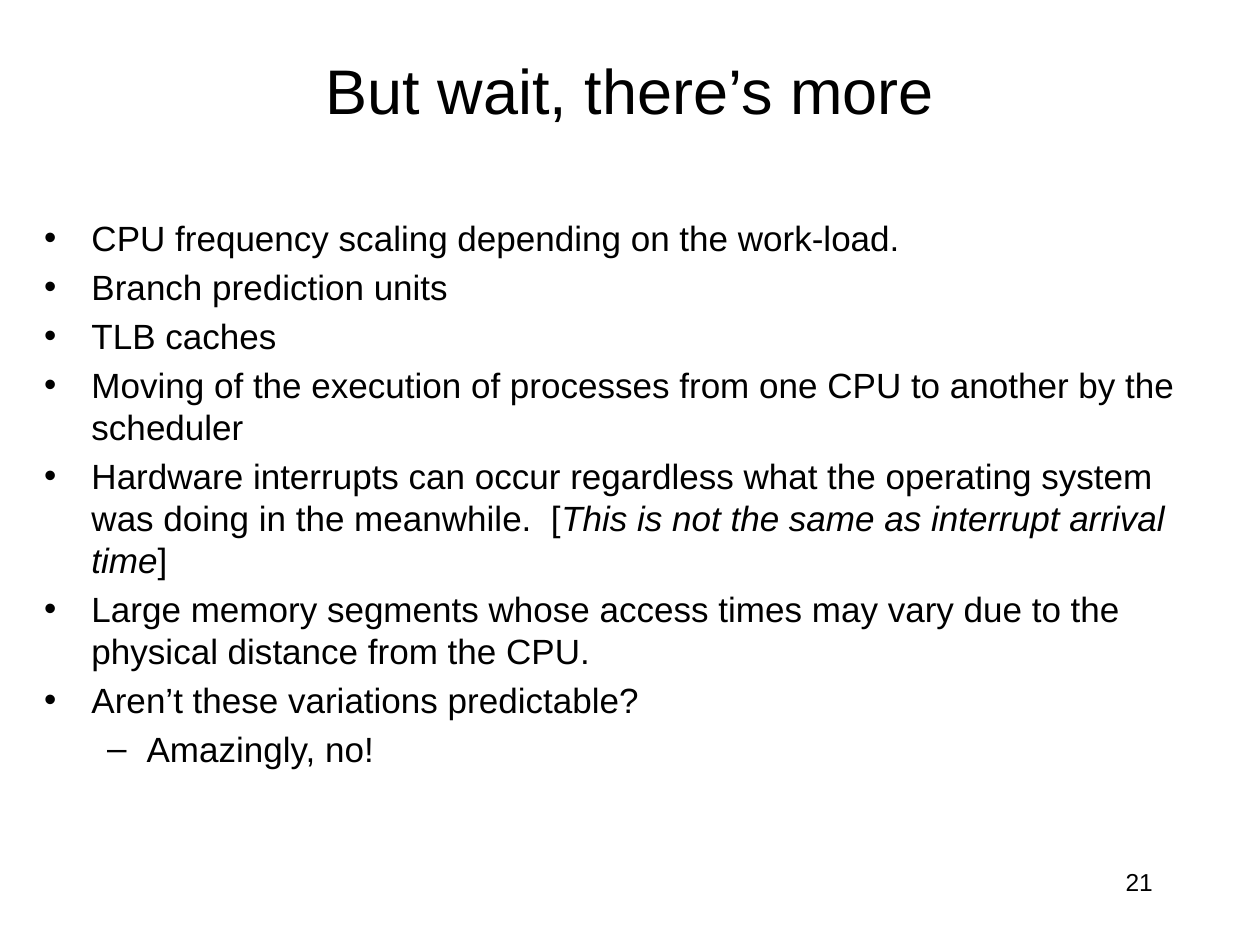
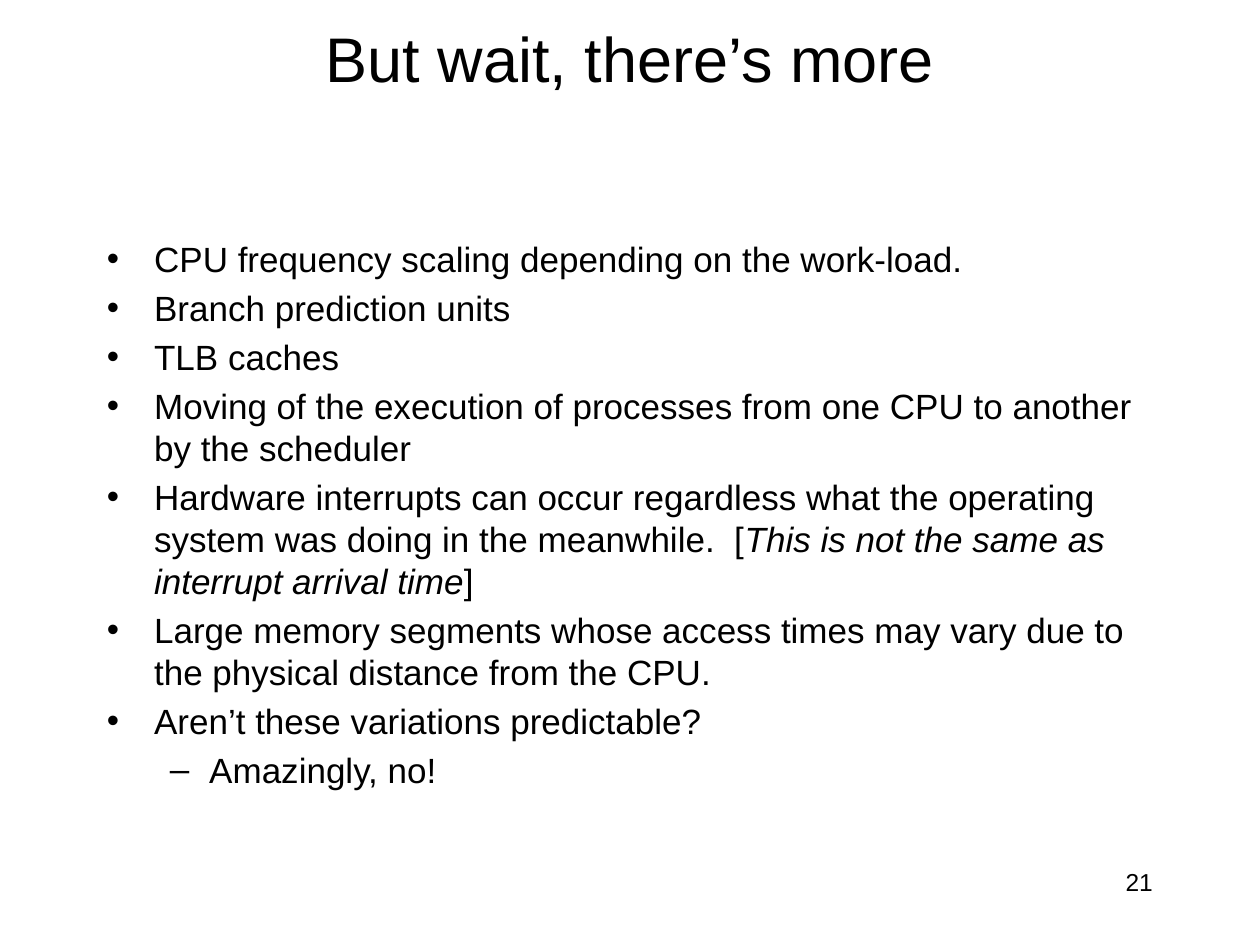
Before and after one commit to jlmucb/class_notes, a slide deck: slide 21 of BerkeleyClass/CS290Spring2013/Lectures/entropy_talk.pptx. Drawn at 1260x945 pixels with LibreOffice and Linux fonts; fonts in the diff are those of the drawing. Boxes give left, top, right and bottom in pixels: in the first picture for what was removed or moved away, otherwise in the second. Text is boxed around its words. In the diff, an @@ line names an element or a change of style, - is before the commit and + after.

```diff
--- a/BerkeleyClass/CS290Spring2013/Lectures/entropy_talk.pptx
+++ b/BerkeleyClass/CS290Spring2013/Lectures/entropy_talk.pptx
@@ title "But wait, there’s more" moved from (x1=326, y1=68, x2=933, y2=122) to (x1=326, y1=36, x2=933, y2=90) @@
@@ text "CPU frequency scaling depending on ..." rewrapped from (x1=91, y1=225, x2=1174, y2=769) to (x1=154, y1=246, x2=1132, y2=790) @@
```
Also in this commit, not shown: 11 other slides changed.
